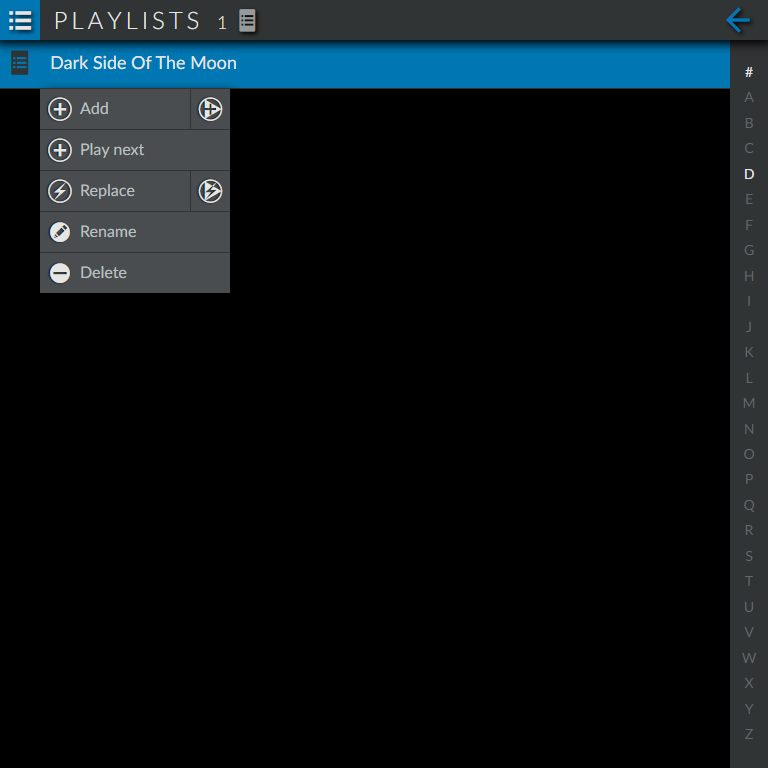
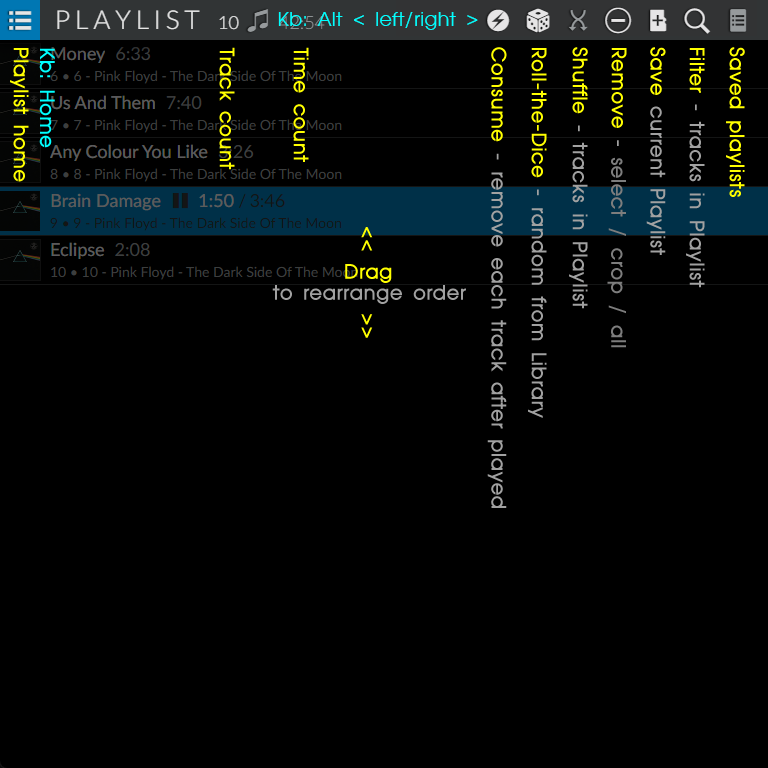
Layer changes from the first (768, 768) image to the second:
hid "Layer 24" over left=0, top=6, right=768, bottom=768
hid "Layer 28" over left=0, top=6, right=768, bottom=768
hid "Layer 27" over left=0, top=6, right=768, bottom=768
added layer "Kb: Alt < left/right >" above "Save current Playlist" over left=278, top=12, right=478, bottom=30
showed "Save current Playlist", painted on it over left=10, top=47, right=745, bottom=508
hid "Layer 13 copy" over left=0, top=6, right=768, bottom=768
showed "Layer 13" over left=0, top=40, right=768, bottom=768
